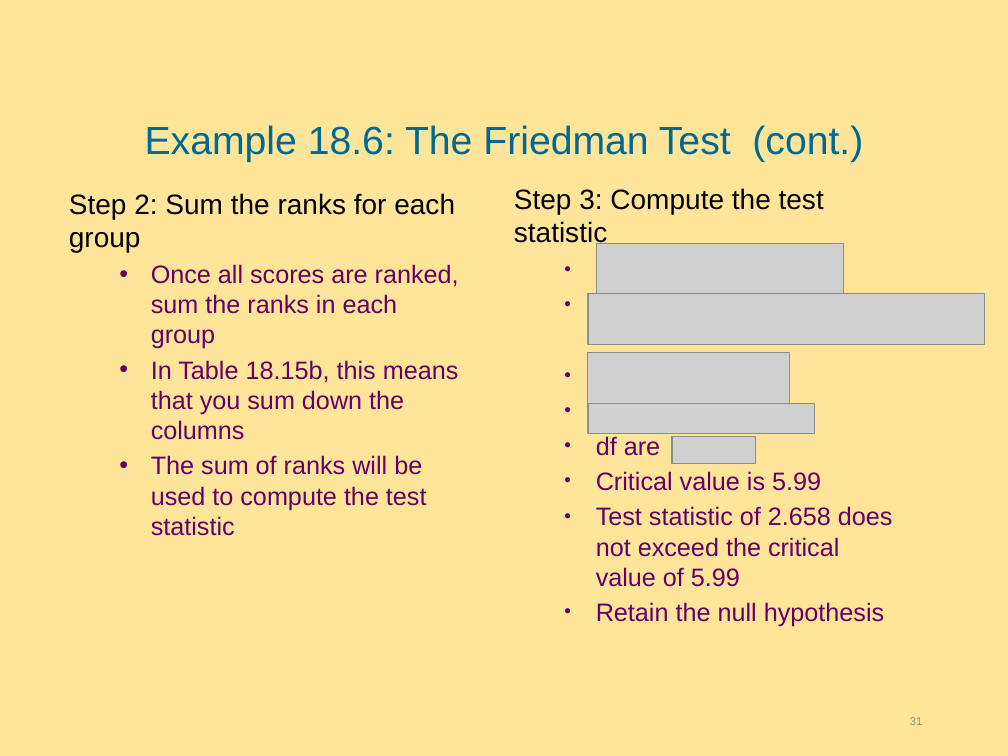
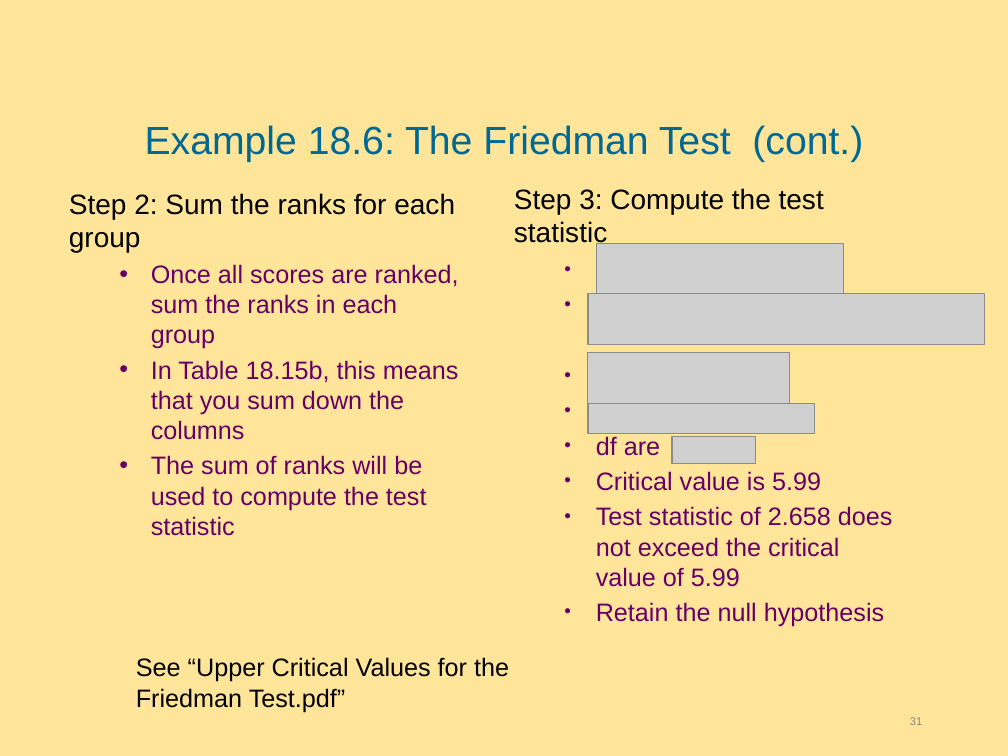
Before and after one commit to hejibo/Psychological-Statistics, a slide deck: slide 31 of Lecture 18 - Slides-Nonparametric Tests Tests for Ordinal Data/Lecture 18 - Slides-Nonparametric Tests Tests for Ordinal Data.pptx. Drawn at 1008x756 pixels with LibreOffice and Linux fonts; fonts in the diff are those of the drawing; grey boxes stand for pictures; background and template pictures are left out. Boxes give left, top, right and bottom in pixels: in the first picture for what was removed or moved away, otherwise in the second. Text is boxed around its words. In the diff, an @@ line names an element or a change of style, - is before the commit and + after.

```diff
--- a/Lecture 18 - Slides-Nonparametric Tests Tests for Ordinal Data/Lecture 18 - Slides-Nonparametric Tests Tests for Ordinal Data.pptx
+++ b/Lecture 18 - Slides-Nonparametric Tests Tests for Ordinal Data/Lecture 18 - Slides-Nonparametric Tests Tests for Ordinal Data.pptx
@@ text added at (136, 657, 509, 712), 18 pt, text #000000 @@
+See “Upper Critical Values for the Friedman Test.pdf”
```
Also in this commit, not shown: 5 other slides changed, 1 slide added, 30 other files.
